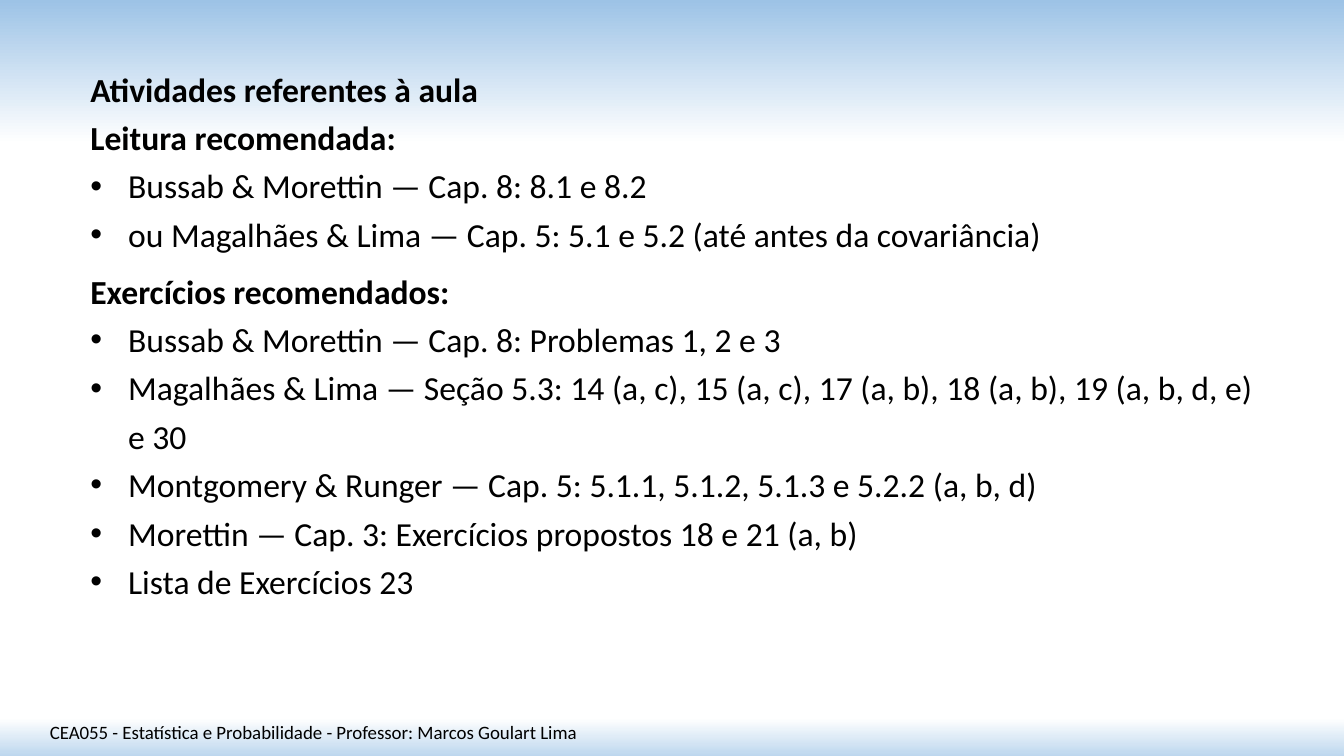
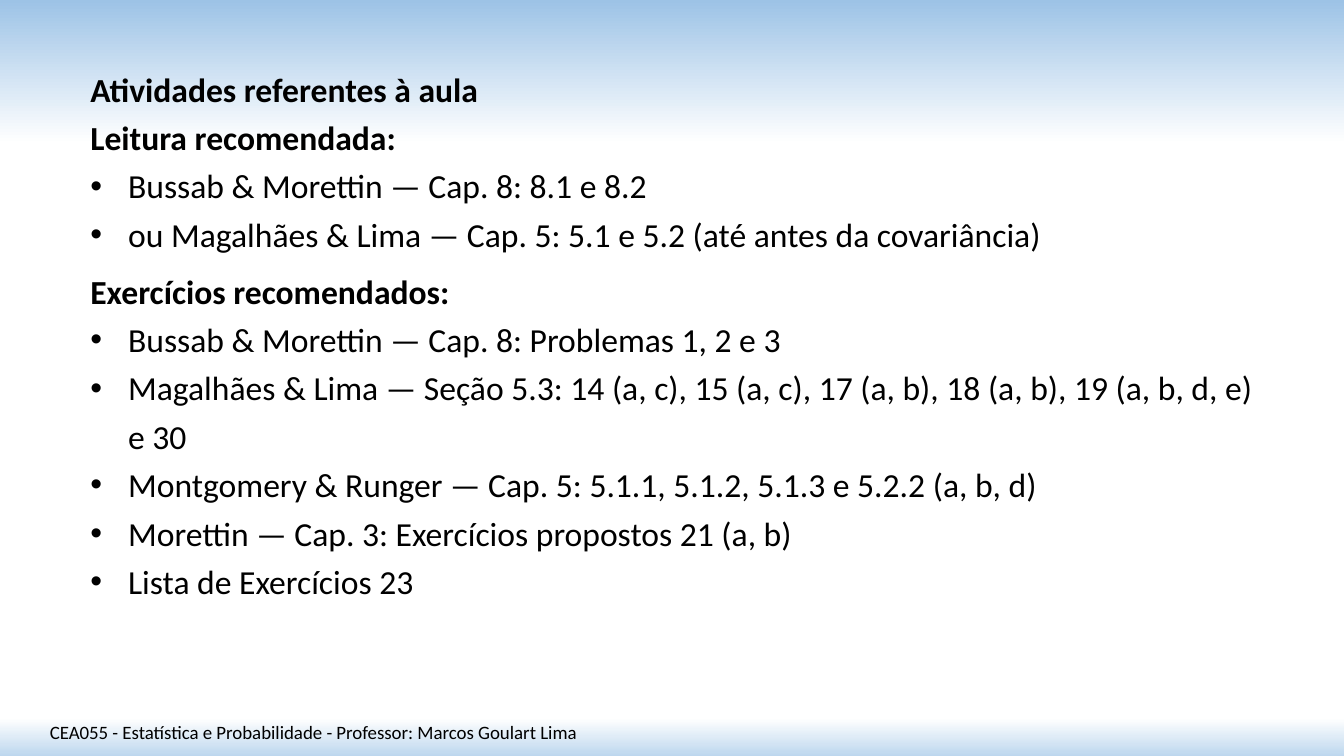
Before and after one commit to matmarcos/minhas-aulas, a slide deck: slide 26 of content/2026-2/cea055-estatistica-probabilidade/23-va-multidimensionais-distribuicoes-conjuntas/Aula_23_VA_Multidimensionais_Distribuicoes_Conjuntas_SITE.pptx. Drawn at 1344x756 pixels with LibreOffice and Linux fonts; fonts in the diff are those of the drawing. Boxes give left, top, right and bottom in pixels: in the first picture for what was removed or moved away, otherwise in the second. Text is boxed around its words. In the diff, an @@ line names an element or a change of style, - is before the commit and + after.

```diff
--- a/content/2026-2/cea055-estatistica-probabilidade/23-va-multidimensionais-distribuicoes-conjuntas/Aula_23_VA_Multidimensionais_Distribuicoes_Conjuntas_SITE.pptx
+++ b/content/2026-2/cea055-estatistica-probabilidade/23-va-multidimensionais-distribuicoes-conjuntas/Aula_23_VA_Multidimensionais_Distribuicoes_Conjuntas_SITE.pptx
@@ text at (128,521,792,552): text changed @@
-• Morettin — Cap. 3: Exercícios propostos 18 e 21 (a, b)
+• Morettin — Cap. 3: Exercícios propostos 21 (a, b)
```
Also in this commit, not shown: 7 other files.
